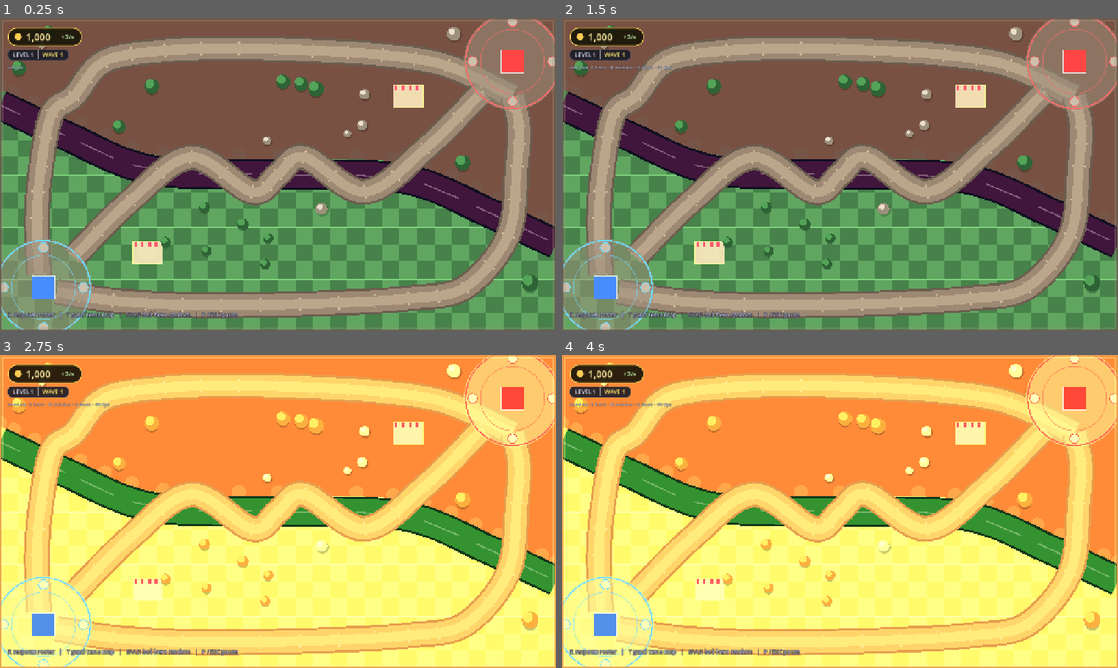
Above: before the commit, frames 1-4 (two rows, left to right).
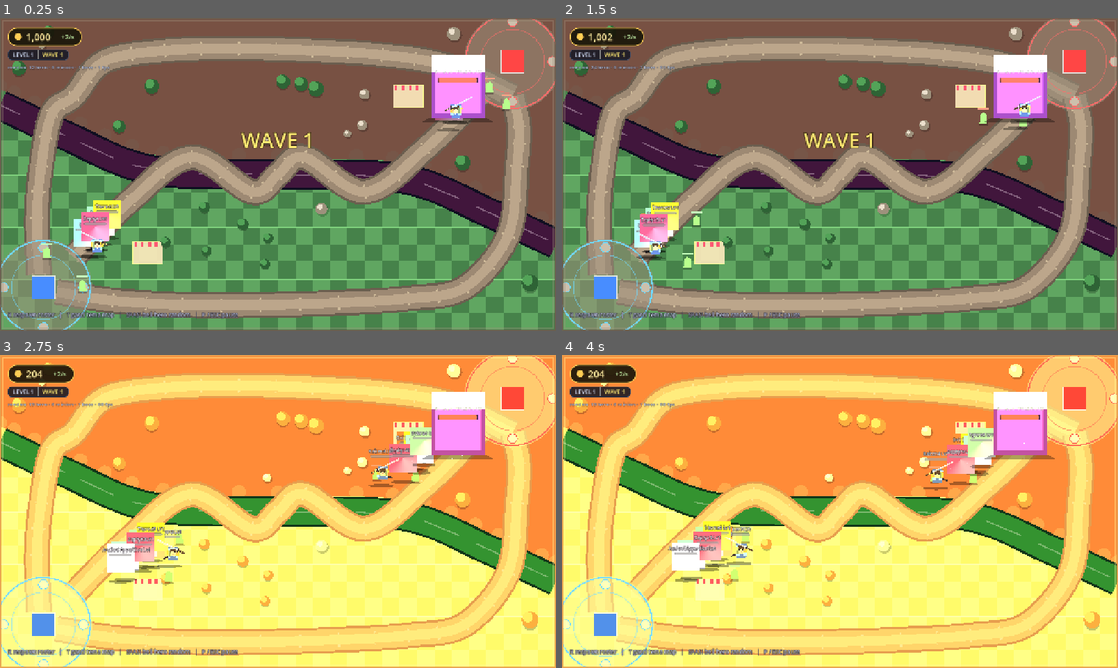
Above: after the commit, the same moments.

Repository: dharmawantoxi/mystic-arena
Game: Godot game, scene res://scenes/main.tscn
Two runs of this game, one before a commit and one after it. Both use one fixed random seed, a clock stepped at 60 frames per second and the inputs below.
Inputs:
- Up to frame 1 (0.25 s): no input
- Up to frame 2 (1.5 s): tap Enter at 0.5 s; tap F at 0.6 s; tap Space at 0.77 s; tap R at 1.35 s
- Up to frame 3 (2.75 s): tap Space at 1.52 s; tap T at 2.1 s
- Up to frame 4 (4 s): tap P at 2.85 s; tap Space at 3.02, 3.5, 3.77 s; tap F at 3.6 s

The runs differ from the first frame. In frame 1, 4.0% of the frame differs, in the area x 1-92%, y 11-88%; in frame 2, 3.8%; in frame 3, 5.3%; in frame 4, 5.5%, in the area x 4-89%, y 3-73%.
Error before the commit: Parse Error: Function "get_nodes_in_group()" not found in base self. (res://scripts/autoload/GameManager.gd:174)
Error after the commit: Invalid assignment of property or key 'color' with value of type 'Color' on a base object of type 'GPUParticles2D'. (res://scenes/boss/Boss.gd:88)

Commit message:
fix(godot): Parser Error count_alive + draw_ellipse 4.3 dan guard SceneTree
- GameManager.count_alive() lewat get_tree() dengan guard tree == null
  (sebelumnya get_nodes_in_group() di self -> Parser Error Autoload extends Node)
- Sweep godot/**/*.gd: pastikan get_nodes_in_group / get_first_node_in_group /
  call_group / create_timer / quit / change_scene_to_file / reload_current_scene
  tidak dipanggil di self (harus get_tree().* atau tree.*)
- KaizenDemo._draw() ganti draw_ellipse() (baru di Godot 4.6 signature
  Vector2,float,float,Color) dengan fallback draw_colored_polygon 32 titik
  agar kompatibel target 4.3 (config/features 4.3)
- check_refs.py: tambah aturan statis tanpa engine untuk 3 kelas bug di atas
  (bare SceneTree call, count_alive guard, draw_ellipse 4.3) + tscn_lint &
  gdparse sudah lulus

Gerbang: python3 godot/tools/check_refs.py godot ✓, tscn_lint ✓, gdparse 16 file ✓
Tidak diklaim diuji di engine Godot (engine tidak tersedia di sandbox).

Co-authored-by: arena-agent <297053741+arena-agent@users.noreply.github.com>

Diff:
--- a/godot/scenes/demo/KaizenDemo.gd
+++ b/godot/scenes/demo/KaizenDemo.gd
@@ -87,8 +87,17 @@
 		draw_line(Vector2(x, 36), Vector2(x, 116), Color(0.18, 0.19, 0.22, 1), 1.0)
 	for y in range(36, 117, 20):
 		draw_line(Vector2(-600, y), Vector2(600, y), Color(0.18, 0.19, 0.22, 0.45), 1.0)
-	# Center shadow ellipse
-	draw_ellipse(Vector2(0, 38), Vector2(26, 9), Color(0, 0, 0, 0.22))
+	# Center shadow ellipse — Godot 4.3 tidak punya CanvasItem.draw_ellipse
+	# (baru di 4.6 dengan signature Vector2,float,float,Color). Fallback pakai polygon.
+	var _ellipse_center := Vector2(0, 38)
+	var _ellipse_rx := 26.0
+	var _ellipse_ry := 9.0
+	var _ellipse_col := Color(0, 0, 0, 0.22)
+	var _ellipse_pts := PackedVector2Array()
+	for _i in 32:
+		var _a := _i * TAU / 32.0
+		_ellipse_pts.append(_ellipse_center + Vector2(cos(_a) * _ellipse_rx, sin(_a) * _ellipse_ry))
+	draw_colored_polygon(_ellipse_pts, _ellipse_col)
 
 func _input(event):
 	if event is InputEventKey and event.pressed:
--- a/godot/scripts/autoload/GameManager.gd
+++ b/godot/scripts/autoload/GameManager.gd
@@ -170,8 +170,11 @@
 	return get_tree().root
 
 func count_alive(group: String, team: String) -> int:
+	var tree := get_tree()
+	if tree == null:
+		return 0
 	var n := 0
-	for node in get_nodes_in_group(group):
+	for node in tree.get_nodes_in_group(group):
 		if is_instance_valid(node) and node.get("team") == team and not bool(node.get("is_dead")):
 			n += 1
 	return n
Not shown, changed: godot/tools/check_refs.py
